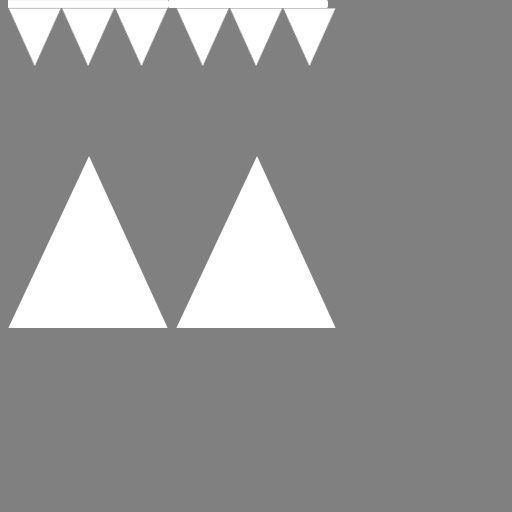
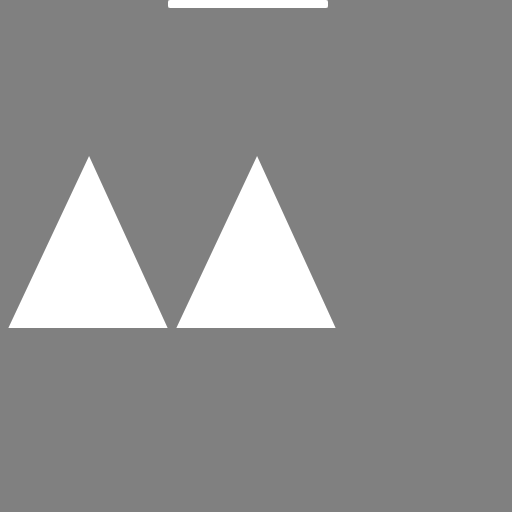
Layered file, before and after one edit (512px x 512px). Changes by layer:
removed layer "Layer 2" over [8, 0, 168, 8]
removed group "Group" (6 layers) over [8, 8, 336, 66]
removed layer "Shape copy 8" (1st of 2, in "Group") from group "Group" over [8, 8, 61, 66]
removed layer "Shape copy 8" (2nd of 2, in "Group") from group "Group" over [61, 8, 115, 66]
removed layer "Shape copy 5" from group "Group" over [115, 8, 168, 66]
removed layer "Shape copy 7" from group "Group" over [176, 8, 229, 66]
removed layer "Shape copy 6" from group "Group" over [229, 8, 283, 66]
removed layer "Shape copy 4" from group "Group" over [283, 8, 336, 66]
